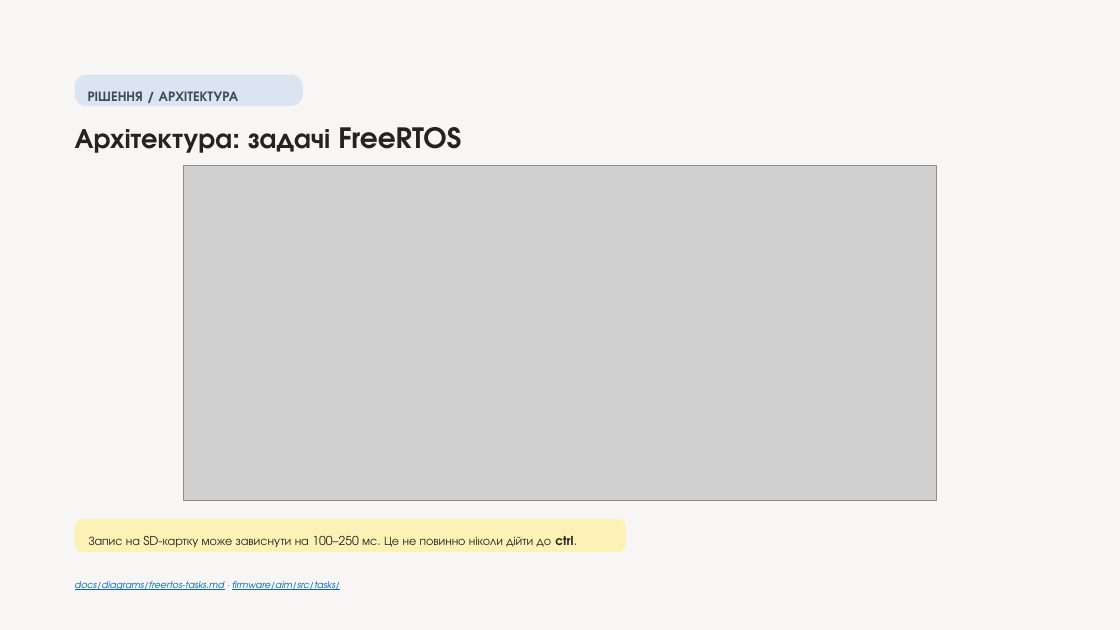
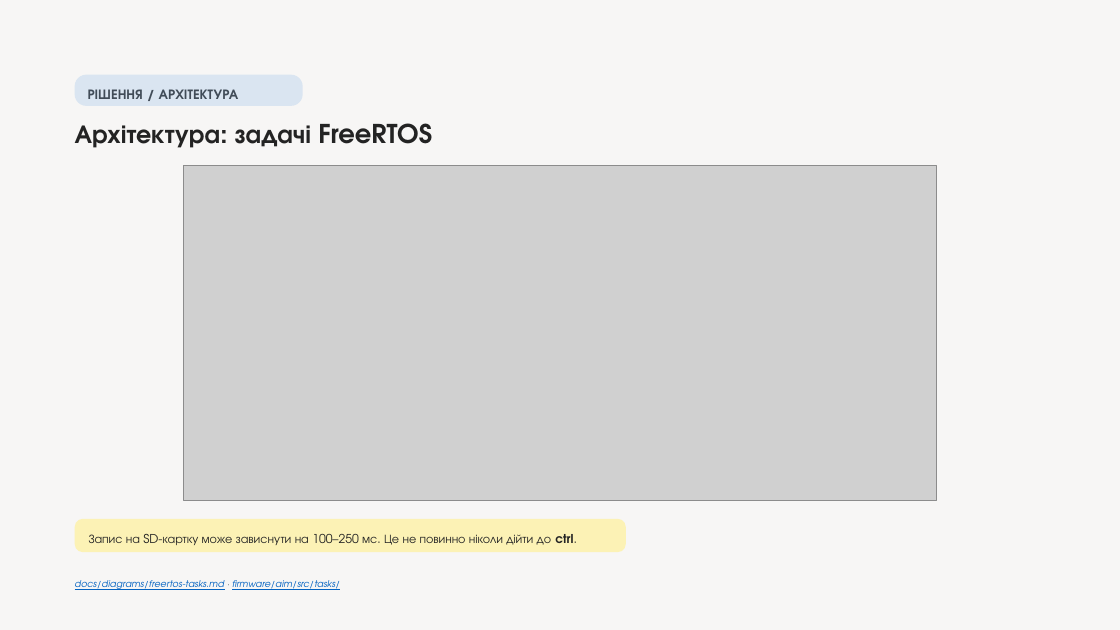
Before and after one commit to melnikvitaly/workshops, a slide deck: slide 5 of workshop-7-final_project/docs/assestment/presentation/Laser Gimbal with Camera Tracking on ESP32-S3.pptx. Drawn at 1120x630 pixels with LibreOffice and Linux fonts; fonts in the diff are those of the drawing; grey boxes stand for pictures. Boxes give left, top, right and bottom in pixels: in the first picture for what was removed or moved away, otherwise in the second. Text is boxed around its words. In the diff, an @@ line names an element or a change of style, - is before the commit and + after.

```diff
--- a/workshop-7-final_project/docs/assestment/presentation/Laser Gimbal with Camera Tracking on ESP32-S3.pptx
+++ b/workshop-7-final_project/docs/assestment/presentation/Laser Gimbal with Camera Tracking on ESP32-S3.pptx
@@ text "РІШЕННЯ / АРХІТЕКТУРА" at [88,89,239,99]: line spacing 1.4 to 1.3 @@
@@ text "Архітектура: задачі FreeRTOS" at [75,123,432,148]: size 24 to 22.2 pt; line spacing 1.1 to 1 @@
@@ text "Запис на SD-картку може зависнути ..." at [89,534,577,545]: line spacing 1.4 to 1.3 @@
```
Also in this commit, not shown: 12 other slides changed, 2 slides removed, 12 other files.
